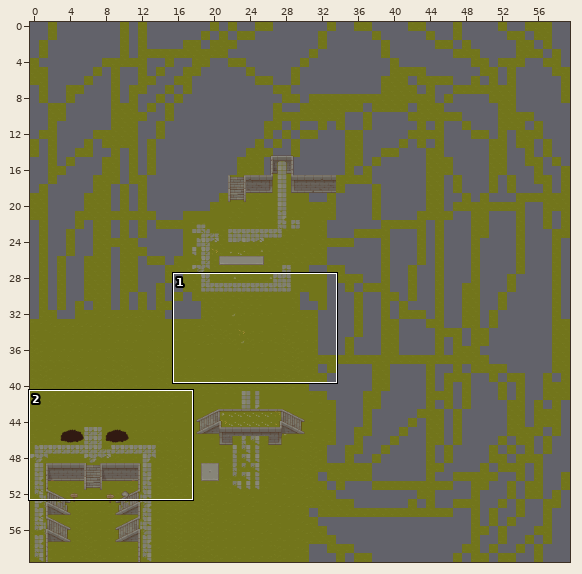
Two states of a Tiled map, assets/map/main.tmx. Above, an overview of the earlier version with the close-up marked.
Close-up. Old version:
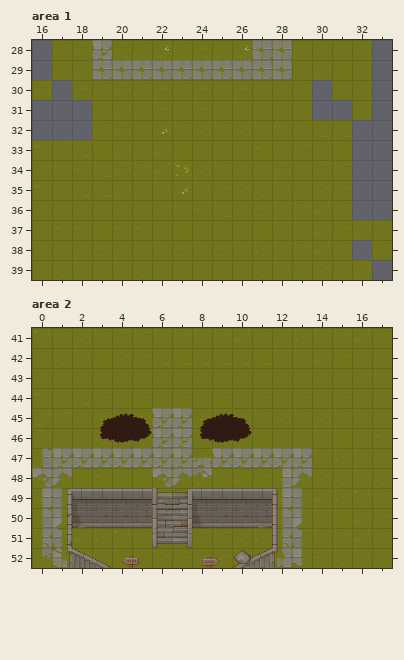
Cells are 32x32 px. Shown: area 1 x 16..33, y 28..39; area 2 x 0..17, y 41..52. The commit also changed other parts of the map, which this record leaves out.
The same view after the edit:
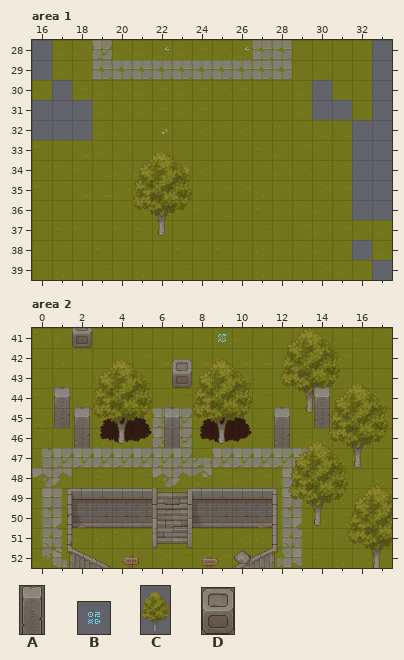
Key: from "Sprite-lamp": A 0 "lamp"; from "TX Props": B 138 "monster"; from "TXPlant-ezgif.com-crop": C 0; from "block_push": D 0 "block".
Objects are placed by their top-left corner, in cells (3,4 is the top-left corner of cell 3,4); size is 1x1 cell unless given.
Diff:
Layer "collisions_0" (now shown), area 1:
added: C at 21,33 size 3.1x5
Layer "collisions_0" (now shown), area 2:
added: D "block" at 2,40.6 size 1x1.4
added: B "monster" at 9,41
added: D "block" at 7,42.6 size 1x1.4
added: C at 12.4,40.4 size 3.1x5
added: A "lamp" at 1,44 size 1x2
added: A "lamp" at 14,44 size 1x2
added: A "lamp" at 6.5,45 size 1x2
added: C at 8,42 size 3.1x5
added: C at 3,42 size 3.1x5
added: A "lamp" at 2,45 size 1x2
added: A "lamp" at 12,45 size 1x2
added: C "debug_location" at 14.8,43.2 size 3.1x5
added: C at 12.8,46.1 size 3.1x5
added: C at 15.7,48.3 size 3.1x5
